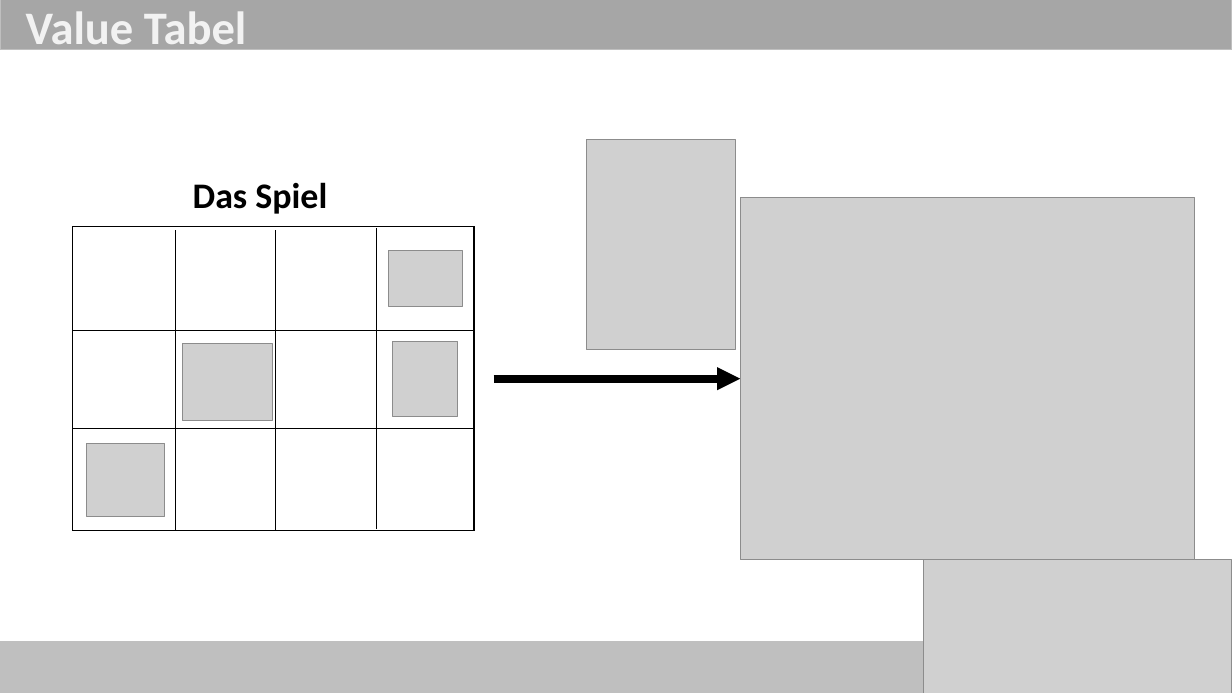
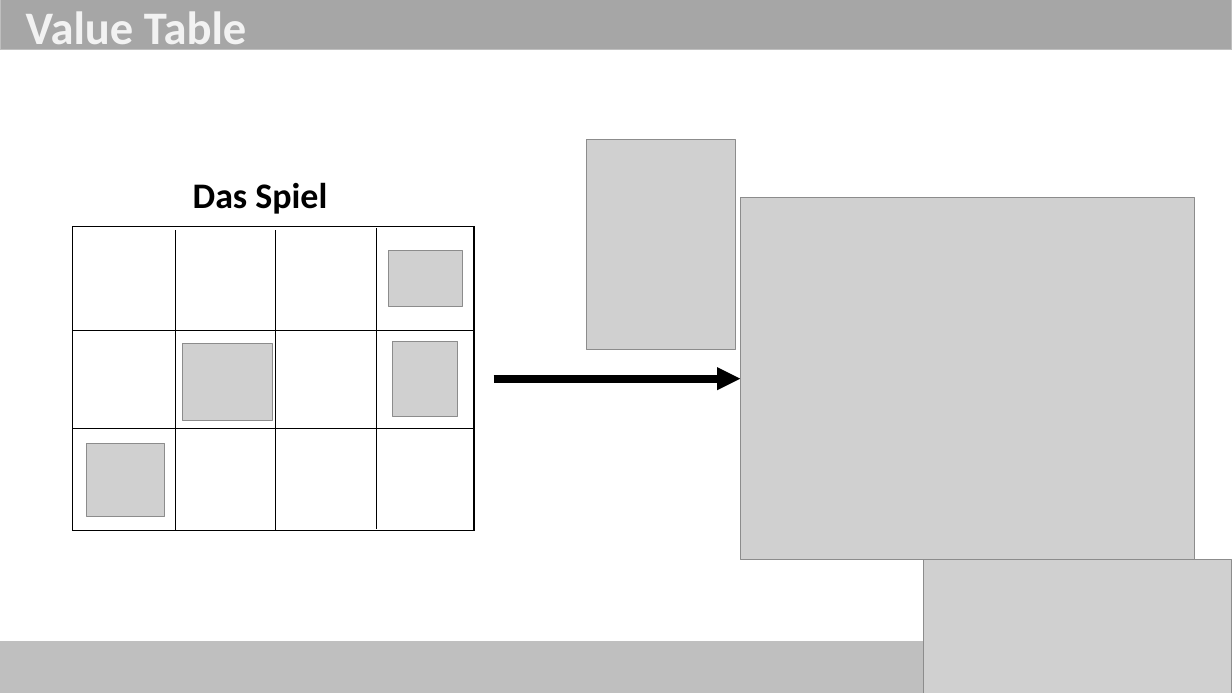
Before and after one commit to ob-algdatii-ss18/leistungsnachweis-firststeptoworlddomination, a slide deck: slide 7 of Reinforcement Learning.pptx. Drawn at 1232x693 pixels with LibreOffice and Linux fonts; fonts in the diff are those of the drawing; grey boxes stand for pictures. Boxes give left, top, right and bottom in pixels: in the first picture for what was removed or moved away, otherwise in the second. Text is boxed around its words. In the diff, an @@ line names an element or a change of style, - is before the commit and + after.

```diff
--- a/Reinforcement Learning.pptx
+++ b/Reinforcement Learning.pptx
@@ text at bbox=[26, 11, 246, 56]: text changed @@
-Value Tabel
+Value Table
```
Also in this commit, not shown: 3 other slides changed, 2 slides added.
